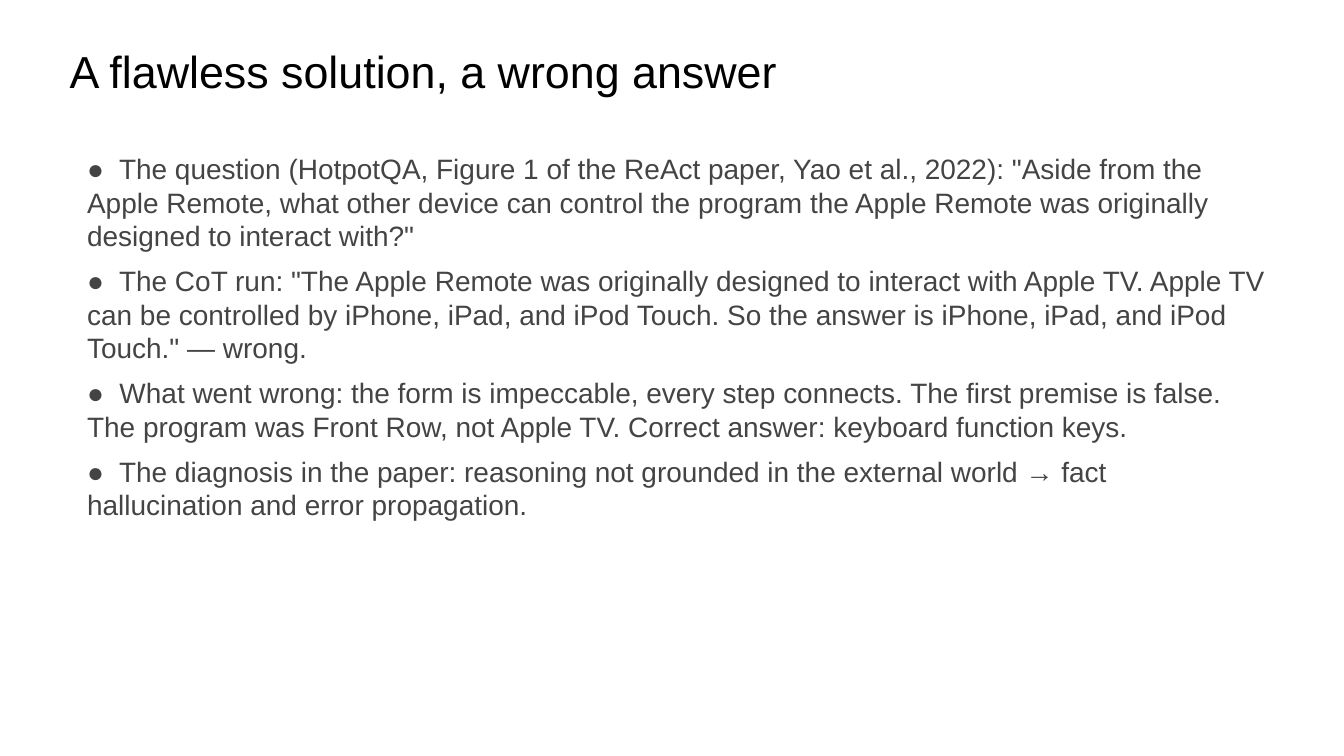
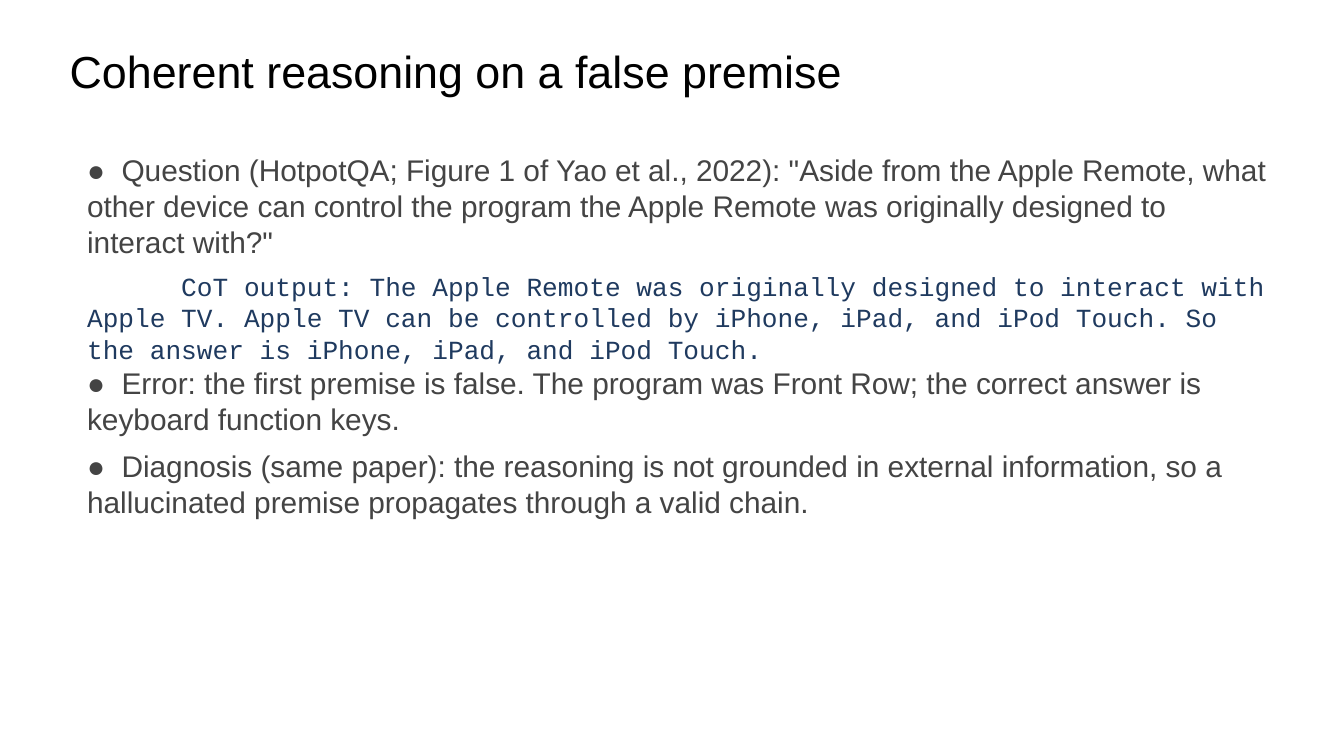
Before and after one commit to ralbu85/stml_2026, a slide deck: slide 19 of lectures/week02/slides-draft-w2.pptx. Drawn at 1344x756 pixels with LibreOffice and Linux fonts; fonts in the diff are those of the drawing. Boxes give left, top, right and bottom in pixels: in the first picture for what was removed or moved away, otherwise in the second. Text is boxed around its words. In the diff, an @@ line names an element or a change of style, - is before the commit and + after.

```diff
--- a/lectures/week02/slides-draft-w2.pptx
+++ b/lectures/week02/slides-draft-w2.pptx
@@ text at (70, 55, 841, 97): text changed @@
-A flawless solution, a wrong answer
+Coherent reasoning on a false premise
@@ text at (87, 159, 1266, 518): text changed; size 15 to 16 pt @@
-● The question (HotpotQA, Figure 1 of the ReAct paper, Yao et al., 2022): "Aside from the Apple Remote, what other device can control the program the Apple Remote was originally designed to interact with?"
-● The CoT run: "The Apple Remote was originally designed to interact with Apple TV. Apple TV can be controlled by iPhone, iPad, and iPod Touch. So the answer is iPhone, iPad, and iPod Touch." — wrong.
-● What went wrong: the form is impeccable, every step connects. The first premise is false. The program was Front Row, not Apple TV. Correct answer: keyboard function keys.
-● The diagnosis in the paper: reasoning not grounded in the external world → fact hallucination and error propagation.
+● Question (HotpotQA; Figure 1 of Yao et al., 2022): "Aside from the Apple Remote, what other device can control the program the Apple Remote was originally designed to interact with?"
+CoT output: The Apple Remote was originally designed to interact with Apple TV. Apple TV can be controlled by iPhone, iPad, and iPod Touch. So the answer is iPhone, iPad, and iPod Touch.
+● Error: the first premise is false. The program was Front Row; the correct answer is keyboard function keys.
+● Diagnosis (same paper): the reasoning is not grounded in external information, so a hallucinated premise propagates through a valid chain.
```
Also in this commit, not shown: 23 other slides changed, 2 slides added, 2 slides removed, 1 other file.
